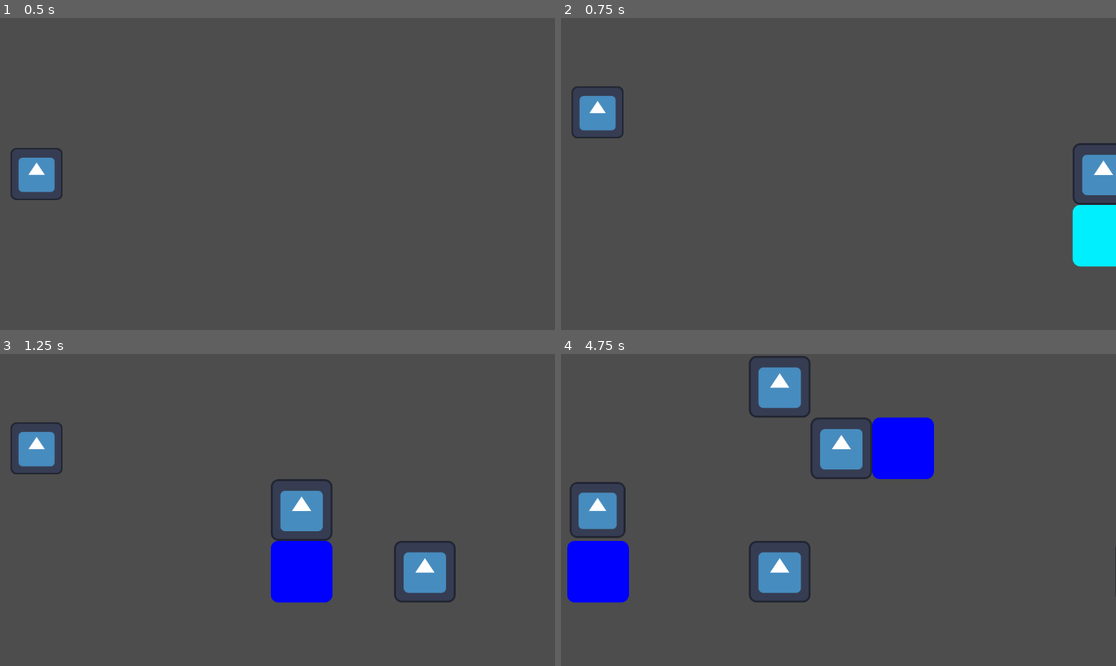
Above: before the commit, frames 1-4 (two rows, left to right).
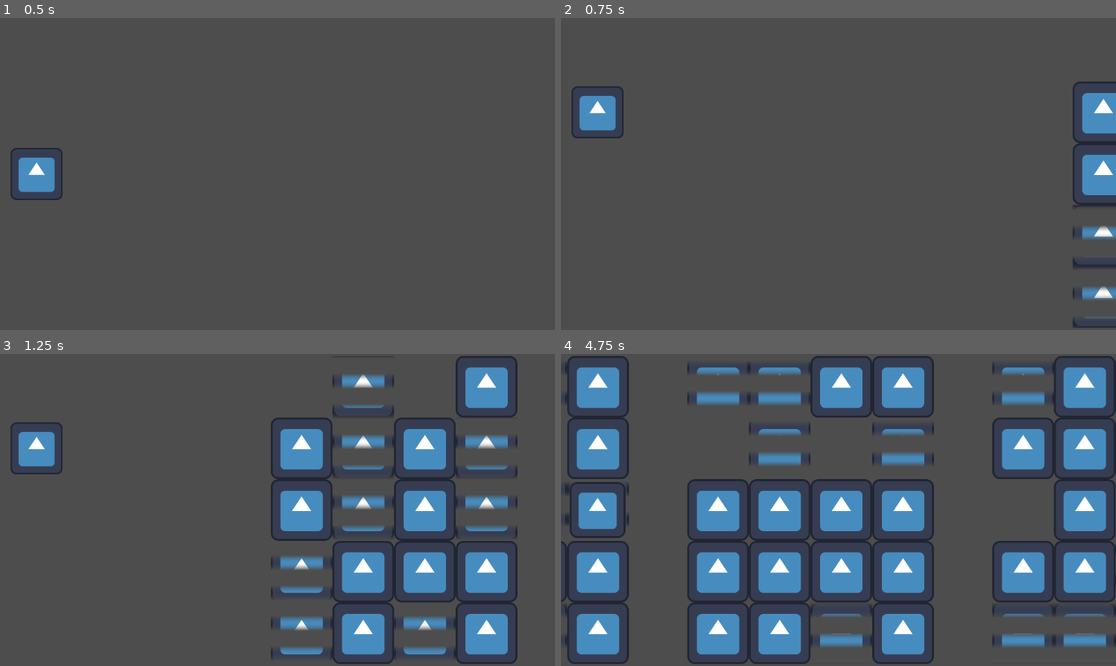
Above: after the commit, the same moments.

Repository: Shuisho10/Flee-3
Game: Godot game, scene res://res/scenes/core/ingame.tscn
The game is run twice, just before and just after one commit, with the same random seed, the same clock (stepped at 60 frames per second) and the same inputs. The engine's default icon, where the game draws it, is replaced by a stand-in: a white triangle on a blue panel in a dark square.
Inputs:
- Up to frame 1 (0.5 s): no input
- Up to frame 2 (0.75 s): tap Enter at 0.5 s; hold W (button_up) from 0.53 s (still down)
- Up to frame 3 (1.25 s): keep holding W (button_up); tap Space (button_jump) at 0.77 s
- Up to frame 4 (4.75 s): release W (button_up) at 1.28 s; hold S (button_down) 1.28-2.03 s; tap Space (button_jump) at 1.52, 3.02, 3.77, 4.52 s; hold W (button_up) 2.03-3.53 s; hold S (button_down) from 3.53 s (still down)

Frame 1 is identical in both runs. In frame 2, 2.9% of the frame differs, in the area x 92-100%, y 20-100%; in frame 3, 16%; in frame 4, 37%, in the area x 0-100%, y 0-100%.

Commit message:
Better scalibility and prevention of impossible scenarios

Diff:
--- a/res/scenes/core/random_chunk.tscn
+++ b/res/scenes/core/random_chunk.tscn
@@ -9,6 +9,7 @@
 
 [node name="Random Chunk" type="Node2D"]
 script = ExtResource("1_vjllu")
+frequency = 1.0
 
 [node name="VisibilityNotifier" type="VisibleOnScreenNotifier2D" parent="."]
 unique_name_in_owner = true
--- a/res/scenes/core/test.gdshader
+++ b/res/scenes/core/test.gdshader
@@ -5,7 +5,8 @@
 }
 
 void fragment() {
-	COLOR = vec4(0,sin(TIME*10.),1,COLOR.a);
+	float displacement = 1. - VERTEX.y*0.1 + TIME*10.;
+	COLOR = vec4(COLOR.xyz,sin(displacement));
 }
 
 //void light() {
--- a/src/obsctacles/random_chunk.gd
+++ b/src/obsctacles/random_chunk.gd
@@ -15,16 +15,17 @@
 	var obs_var :Node2D = %Obstacles
 
 	if obs_var.get_child_count()>0:
-		for i in range(chunk_length-1):
-			for j in range(4):
-				if scene.rng.randf() < frequency:
+		var guaranteed_lane:int = scene.rng.randi_range(0,current_scene.lane_size*2)
+		for j in range(current_scene.lane_size*2+1):
+			for i in range(chunk_length-1):
+				if scene.rng.randf() < frequency and not (j==guaranteed_lane and fmod(i,2)==0):
 					_spawn(scene.rng.randi_range(0,obs_var.get_child_count()-1),Vector2(i,j))
 
 
 func _spawn(child_index,grid_pos):
 	var obs_var :Node2D = %Obstacles
 	var new_obs :Node2D= obs_var.get_child(child_index).duplicate()
-	new_obs.position = Vector2(current_scene.obs_size.x*grid_pos.x, current_scene.obs_size.y*(grid_pos.y-2))
+	new_obs.position = Vector2(current_scene.obs_size.x*grid_pos.x, current_scene.obs_size.y*(grid_pos.y-current_scene.lane_size))
 	add_child(new_obs)
 
 func _process(delta):
